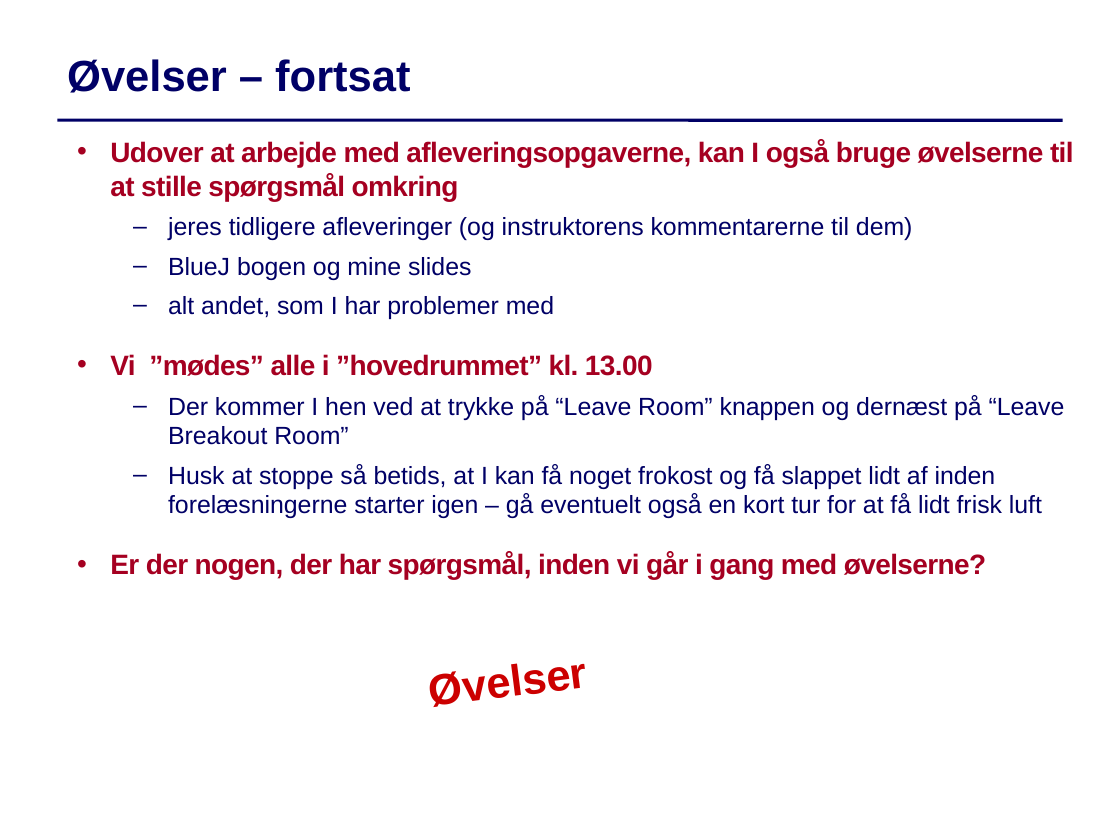
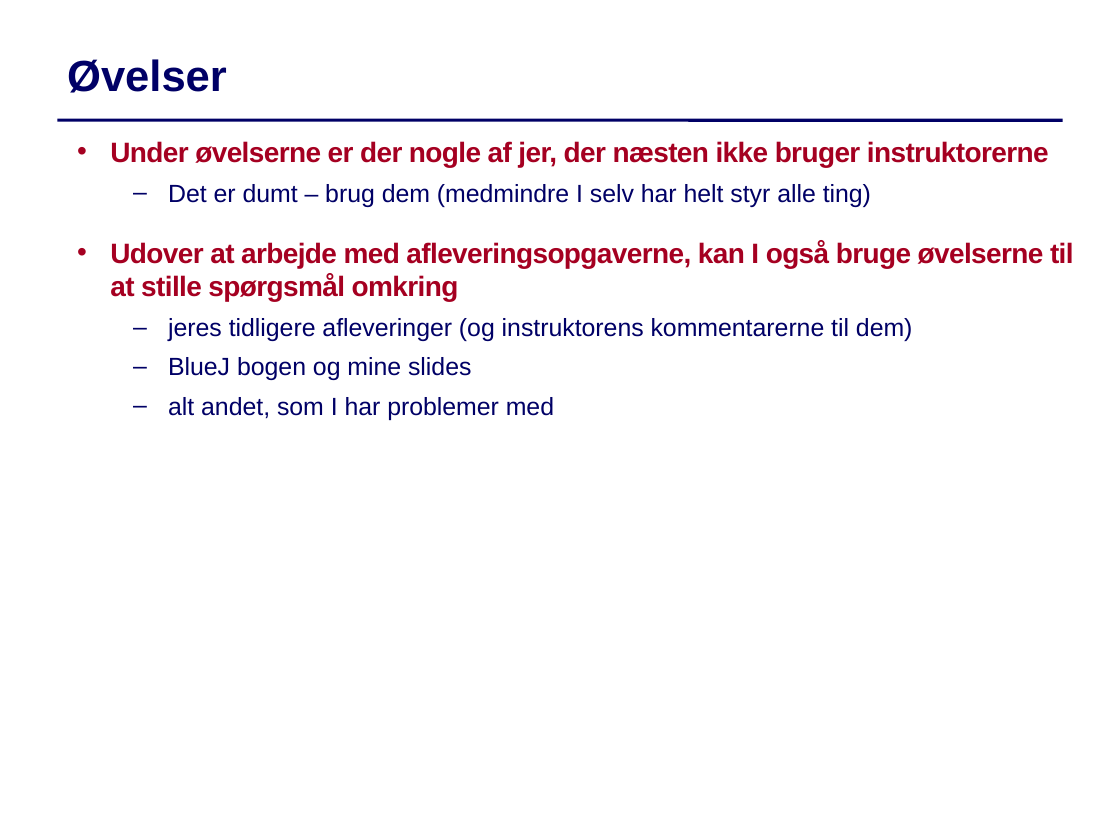
Before and after one commit to IntProgAU/Materiale, a slide deck: slide 4 of web/g22/status/Status3.pptx (slide 7 before the commit). Drawn at 1120x840 pixels with LibreOffice and Linux fonts; fonts in the diff are those of the drawing. Boxes give left, top, right and bottom in pixels: in the first picture for what was removed or moved away, otherwise in the second. Text is boxed around its words. In the diff, an @@ line names an element or a change of style, - is before the commit and + after.

```diff
--- a/web/g22/status/Status3.pptx
+++ b/web/g22/status/Status3.pptx
@@ text at [67,59,227,93]: text changed @@
-Øvelser – fortsat
+Øvelser
@@ text at [110,141,1049,207]: paragraphs added @@
+  • Under øvelserne er der nogle af jer, der næsten ikke bruger instruktorerne
+  – Det er dumt – brug dem (medmindre I selv har helt styr alle ting)
@@ text at [110,354,1065,580]: paragraphs removed @@
-  • Vi ”mødes” alle i ”hovedrummet” kl. 13.00
-  – Der kommer I hen ved at trykke på “Leave Room” knappen og dernæst på “Leave Breakout Room”
-  – Husk at stoppe så betids, at I kan få noget frokost og få slappet lidt af inden forelæsningerne starter igen – gå eventuelt også en kort tur for at få lidt frisk luft
-  • Er der nogen, der har spørgsmål, inden vi går i gang med øvelserne?
@@ text removed at [430,663,588,707] @@
-Øvelser
```
Also in this commit, not shown: 5 other slides changed, 2 slides removed.
